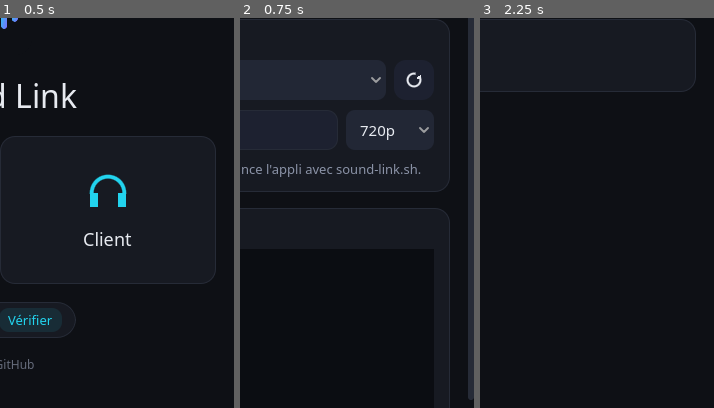
Above: before the commit, frames 1-3 (left to right).
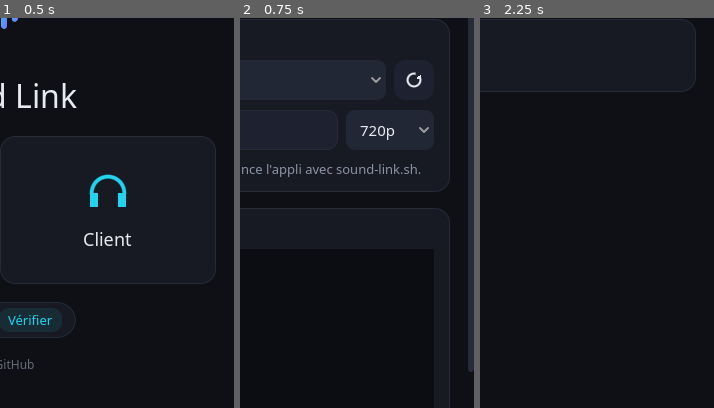
Above: after the commit, the same moments.

Repository: goodview-soft/sound-link
Game: Godot game, scene res://boot.tscn
The game is run twice, just before and just after one commit, with the same random seed, the same clock (stepped at 60 frames per second) and the same inputs.
Inputs (mouse positions are % of the whole screen's width and height, from its top left):
- Up to frame 1 (0.5 s): no input
- Up to frame 2 (0.75 s): click (24, 34) at 0.52 s
- Up to frame 3 (2.25 s): click (6, 5) at 1.25 s; click (73, 34) at 2.02 s
The pictures show only the part of the screen within x 50-100%, y 9-59%; the shares and areas given below are measured in that part.

Frame 1 is identical in both runs. In frame 2, 0.2% of the frame differs, in the area x 97-100%, y 90-98%; in frame 3, nothing differs.

Commit message:
Assistant : touche radio MAJ par défaut, écriture dans le chat du jeu (touche « ! »)
Co-Authored-By: Claude Sonnet 5.5 <noreply@anthropic.com>

Diff:
--- a/host.gd
+++ b/host.gd
@@ -25,6 +25,8 @@
 var _cfg := ConfigFile.new()
 var _ai_on := false
 var _ai_speak := true
+var _ai_write := false
+var _ai_chatkey: LineEdit
 var _ai_me: LineEdit
 var _ai_ptt: LineEdit
 var _ai_box: VBoxContainer
@@ -123,12 +125,29 @@
 	_ai_me.focus_exited.connect(_ai_send)
 	ar.add_child(_ai_me)
 	_ai_ptt = LineEdit.new()
-	_ai_ptt.placeholder_text = "Touche push-to-talk"
+	_ai_ptt.placeholder_text = "Touche radio (MAJ)"
 	_ai_ptt.custom_minimum_size.x = 130
 	_ai_ptt.text_submitted.connect(func(_t: String) -> void: _ai_send())
 	_ai_ptt.focus_exited.connect(_ai_send)
 	ar.add_child(_ai_ptt)
-	Ui.hint("Dans le jeu, choisis le micro « Sound-Link-Micro ». Si le jeu demande une touche pour parler, indique-la (ex. v).", ac)
+	var wb := Ui.button("Écrire aussi dans le chat du jeu", ac)
+	wb.theme_type_variation = "Toggle"
+	wb.toggle_mode = true
+	wb.tooltip_text = "Appuie sur la touche chat, tape la réponse puis valide. Le jeu doit être au premier plan."
+	wb.toggled.connect(func(on: bool) -> void:
+		_ai_write = on
+		_ai_send())
+	var kr := HBoxContainer.new()
+	kr.add_theme_constant_override("separation", 8)
+	ac.add_child(kr)
+	Ui.label("Touche pour ouvrir le chat", kr).size_flags_horizontal = Control.SIZE_EXPAND_FILL
+	_ai_chatkey = LineEdit.new()
+	_ai_chatkey.text = "!"
+	_ai_chatkey.custom_minimum_size.x = 70
+	_ai_chatkey.focus_exited.connect(_ai_send)
+	_ai_chatkey.text_submitted.connect(func(_t: String) -> void: _ai_send())
+	kr.add_child(_ai_chatkey)
+	Ui.hint("Dans le jeu, choisis le micro « Sound-Link-Micro ». Radio : touche MAJ. Pour écrire, le jeu doit rester au premier plan.", ac)
 	_ai_box = VBoxContainer.new()
 	_ai_box.add_theme_constant_override("separation", 4)
 	ac.add_child(_ai_box)
@@ -283,6 +302,7 @@
 		_ai_me.text = str(_cfg.get_value("assistant", "me", ""))
 		_ai_ptt.text = str(_cfg.get_value("assistant", "ptt", ""))
 		_ai_speak = bool(_cfg.get_value("assistant", "speak", true))
+		_ai_chatkey.text = str(_cfg.get_value("assistant", "chatkey", "!"))
 		for k in _preview.regions:
 			_preview.regions[k] = _cfg.get_value("regions", k, Rect2())
 
@@ -349,8 +369,12 @@
 	_cfg.set_value("assistant", "me", _ai_me.text)
 	_cfg.set_value("assistant", "ptt", _ai_ptt.text)
 	_cfg.set_value("assistant", "speak", _ai_speak)
+	_cfg.set_value("assistant", "write", _ai_write)
+	_cfg.set_value("assistant", "chatkey", _ai_chatkey.text)
 	_cfg.save(CFG)
-	_call("/assistant?on=%d&speak=%d&me=%s&ptt=%s" % [int(_ai_on), int(_ai_speak), _ai_me.text.uri_encode(), _ai_ptt.text.uri_encode()],
+	var ptt := _ai_ptt.text if _ai_ptt.text.strip_edges() != "" else "MAJ"
+	_call("/assistant?on=%d&speak=%d&write=%d&me=%s&ptt=%s&chat=%s" % [int(_ai_on), int(_ai_speak), int(_ai_write),
+		_ai_me.text.uri_encode(), ptt.uri_encode(), _ai_chatkey.text.uri_encode()],
 		HTTPClient.METHOD_POST)
 
 
